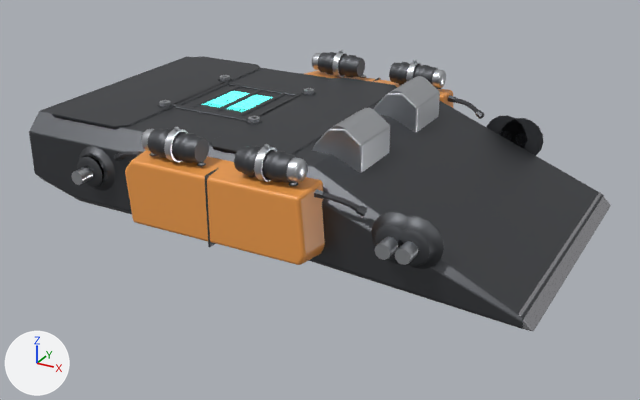
Before and after pictures for a commit that changed the glTF model Arena/assets/parts/chassis/wedge.glb.
Before and after are seen from a 50 mm camera at (0.696, -1.278, 0.55) aimed at (0.007, -0.027, -0.076). The lights are fixed; the arrows at lower left show +X, +Y and +Z. The older version comes first. Vertices at exactly the same position are counted once.

The scene before the commit, as lines of its bpy script (objects in view):
```python
me_body = bpy.data.meshes.new('body')
me_body.from_pydata(...)  # 5586 vertices, 10728 faces; spans x -0.47..0.453, y -0.3..0.3, z -0.096..0.117
# faces by material slot: [568, 3952, 296, 416, 5388, 108]
me_body.materials.append(mat_livery)  # orange #ed9b4b
me_body.materials.append(mat_steel)  # light grey #cbced3
me_body.materials.append(mat_titanium)  # light grey #bfbfc4
me_body.materials.append(mat_rubber)  # dark grey #424246
me_body.materials.append(mat_dark_metal)  # dark grey #5f6165
me_body.materials.append(mat_core_glow)  # cyan #59f3e5, glowing cyan #5effef
ob_body = bpy.data.objects.new('body', me_body)
ob_body.location = (0.0, 0.0, 0.0)
```
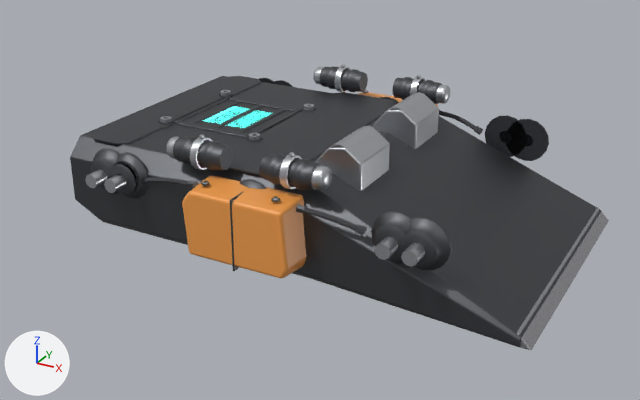
Boxes [x1, y1, x2, y2] around the edits, measured in the pictures (640 x 400 px; the box of a moved part takes in the faces that stretch with it):
'body', reshaped (7% narrower): before [29, 50, 611, 331]; after [70, 64, 609, 350]
part 1 of me_body, moved or reshaped: before [149, 152, 157, 156]; after [201, 181, 210, 186]
part 2 of me_body, moved or reshaped: before [289, 182, 298, 186]; after [271, 197, 280, 202]
part 3 of me_body, moved or reshaped (not visible before): after [240, 180, 266, 189]
part 4 of me_body, added: after [104, 153, 149, 199]
part 5 of me_body, rebuilt (7% narrower): before [29, 57, 604, 329]; after [70, 76, 602, 347]
part 6 of me_body, rebuilt (mostly hidden): before [305, 71, 453, 108]; after [358, 92, 438, 107]
part 7 of me_body, rebuilt (38% narrower, 10% shorter): before [125, 150, 325, 265]; after [182, 175, 306, 278]
part 8 of me_body, rebuilt: before [312, 111, 390, 173]; after [316, 129, 390, 191]
part 9 of me_body, rebuilt: before [373, 79, 440, 132]; after [373, 95, 439, 149]
part 10 of me_body, rebuilt: before [519, 192, 611, 331]; after [517, 207, 609, 350]
part 11 of me_body, deleted: before [114, 50, 484, 247]
part 12 of me_body, cut back: before [52, 56, 544, 269]; after [85, 64, 549, 271]

Diff of the bpy script that builds the scene:
```diff
--- a/Arena/assets/parts/chassis/wedge.glb.py
+++ b/Arena/assets/parts/chassis/wedge.glb.py
@@ me_body @@
 # used by ob_body; location = (0.0, 0.0, 0.0)
-me_body.from_pydata(...)  # 5586 vertices, 10728 faces; spans x -0.47..0.453, y -0.3..0.3, z -0.096..0.117
+me_body.from_pydata(...)  # 5761 vertices, 11080 faces; spans x -0.38..0.453, y -0.3..0.3, z -0.126..0.094
+# me_body part 1: the loose piece of 43 vertices spanning x -0.157..-0.143, y -0.281..-0.267, z 0.062..0.067 is moved by (0.095, 0.0, -0.03)
+# me_body part 2: the loose piece of 43 vertices spanning x 0.093..0.107, y -0.281..-0.267, z 0.062..0.067 is moved by (-0.03, 0.0, -0.03)
+# me_body part 3: the loose piece of 119 vertices spanning x -0.04..0.04, y -0.292..-0.24, z -0.04..0.04 is moved by (0.01, 0.0, 0.0)
+# me_body part 4: the loose piece of 163 vertices spanning x -0.34..-0.26, y -0.292..-0.24, z -0.04..0.04 is copied, and the copy is moved by (0.07, 0.0, 0.0); it spans x -0.27..-0.19, y -0.292..-0.24, z -0.04..0.04
+# me_body part 5: the loose piece of 272 vertices spanning x -0.45..0.438, y -0.244..0.244, z -0.094..0.07 is rebuilt with 272 vertices and now spans x -0.36..0.438, y -0.244..0.244, z -0.124..0.04
+# me_body part 6: the loose piece of 144 vertices spanning x -0.197..0.135, y 0.234..0.299, z -0.057..0.061 is rebuilt with 144 vertices and now spans x -0.087..0.103, y 0.234..0.299, z -0.087..0.031
+# me_body part 7: the loose piece of 144 vertices spanning x -0.197..0.135, y -0.299..-0.234, z -0.057..0.061 is rebuilt with 144 vertices and now spans x -0.087..0.103, y -0.299..-0.234, z -0.087..0.031
+# me_body part 8: the loose piece of 128 vertices spanning x 0.063..0.15, y -0.158..-0.052, z 0.041..0.114 is rebuilt with 128 vertices and now spans x 0.063..0.15, y -0.158..-0.052, z 0.011..0.084
+# me_body part 9: the loose piece of 128 vertices spanning x 0.063..0.15, y 0.052..0.158, z 0.041..0.114 is rebuilt with 128 vertices and now spans x 0.063..0.15, y 0.052..0.158, z 0.011..0.084
+# me_body part 10: the loose piece of 42 vertices spanning x 0.43..0.453, y -0.24..0.24, z -0.095..-0.072 is rebuilt with 42 vertices and now spans x 0.43..0.453, y -0.24..0.24, z -0.125..-0.102
+# me_body part 11: 60 loose pieces with 2342 vertices, spanning x -0.47..0.26, y -0.3..0.3, z -0.073..0.112, are deleted
+# me_body part 12: 32 vertices moved within x -0.285..0.27, y -0.246..0.246, z -0.037..0.037; 982 vertices removed from x -0.43..0.32, y -0.292..0.292, z -0.04..0.117; 3336 vertices added at x -0.38..0.33, y -0.3..0.3, z -0.103..0.094
+# other edits to the shape of me_body do not show in these pictures
 me_body.materials.append(mat_livery)
```
